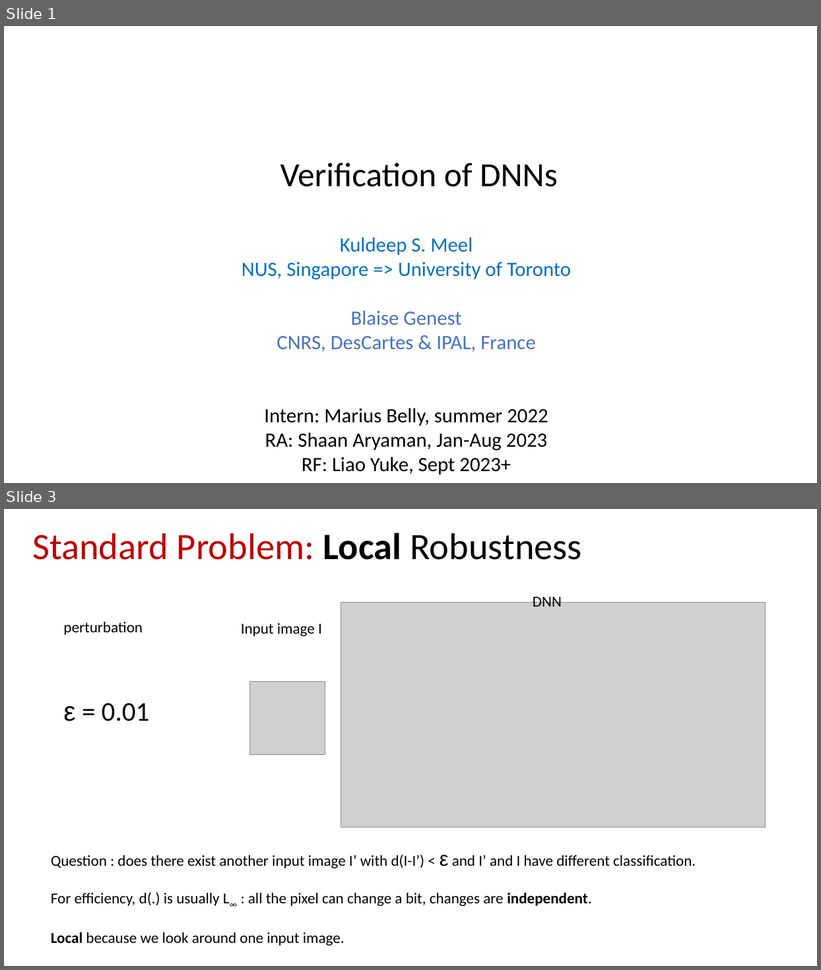
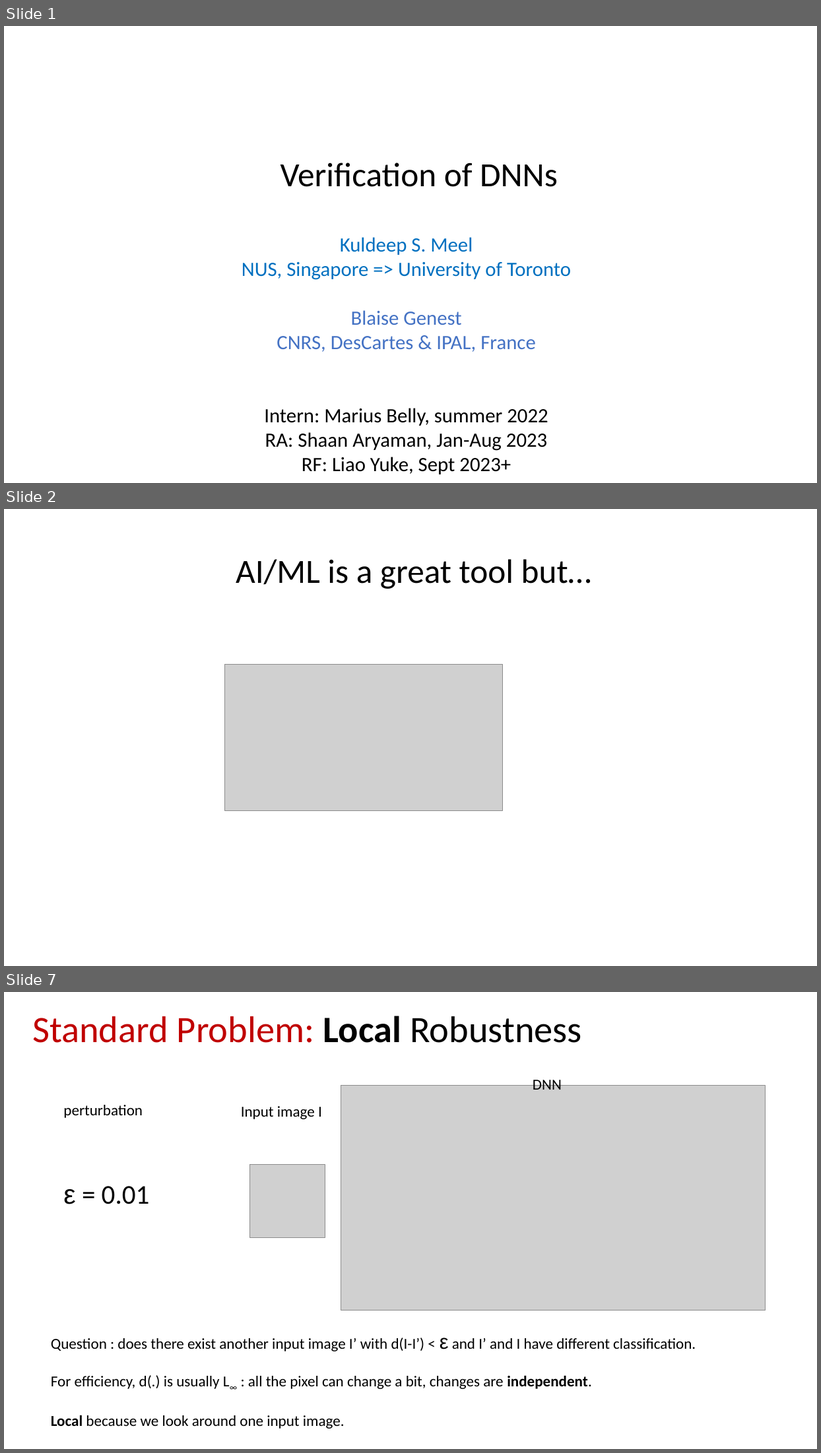
Before and after one commit to blaisegenest/vericompensate, a slide deck: lipschitz/Liptscitz.pptx. Shown one above the other, each under a label of ours: slides 1 and 3 before the commit, slides 1, 2 and 7 after it; the slides between them are not shown. The pictures are 821x970 and 821x1453 pixels, drawn with LibreOffice and Linux fonts; fonts in the diff are those of the drawing; grey boxes stand for pictures. Boxes give left, top, right and bottom in pixels: in the first picture for what was removed or moved away, otherwise in the second. Text is boxed around its words. In the diff, an @@ line names an element or a change of style, - is before the commit and + after.

```diff
--- a/lipschitz/Liptscitz.pptx
+++ b/lipschitz/Liptscitz.pptx
@@ slide 2 added at [4,509,817,966], background #FFFFFF @@
@@ text added at [236,559,591,589], 40 pt, text #000000 @@
+AI/ML is a great tool but…
@@ picture added at [225,665,502,811] @@
@@ what was slide 3 is now slide 7 @@
```
Also in this commit, not shown: 12 slides changed, 5 other slides added, 2 other files.
